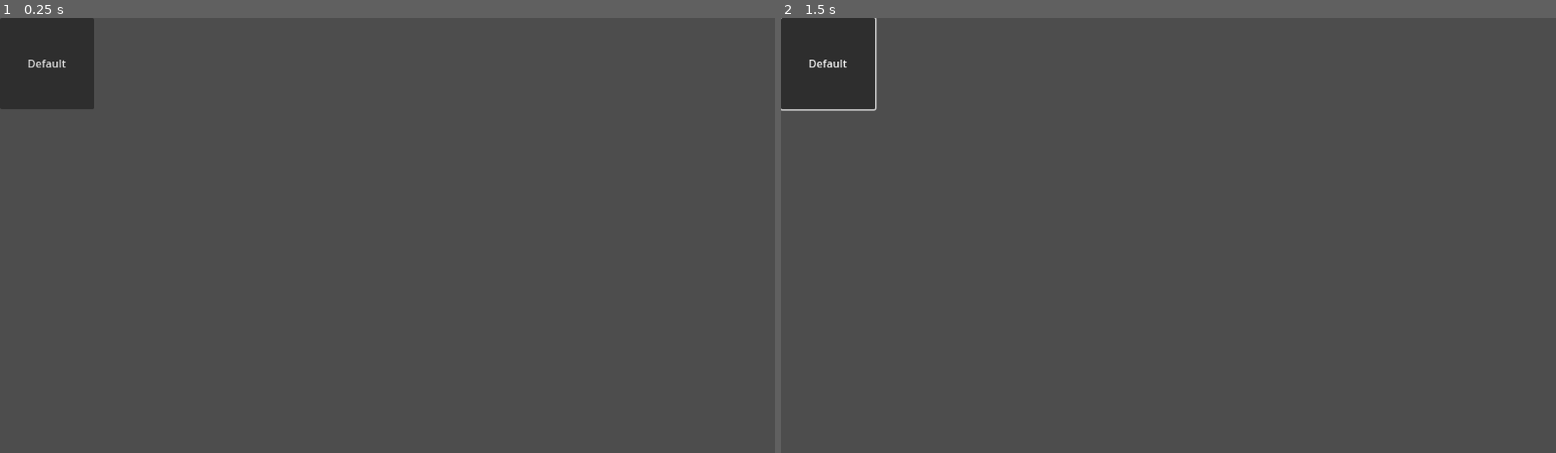
Above: before the commit, frames 1-2 (left to right).
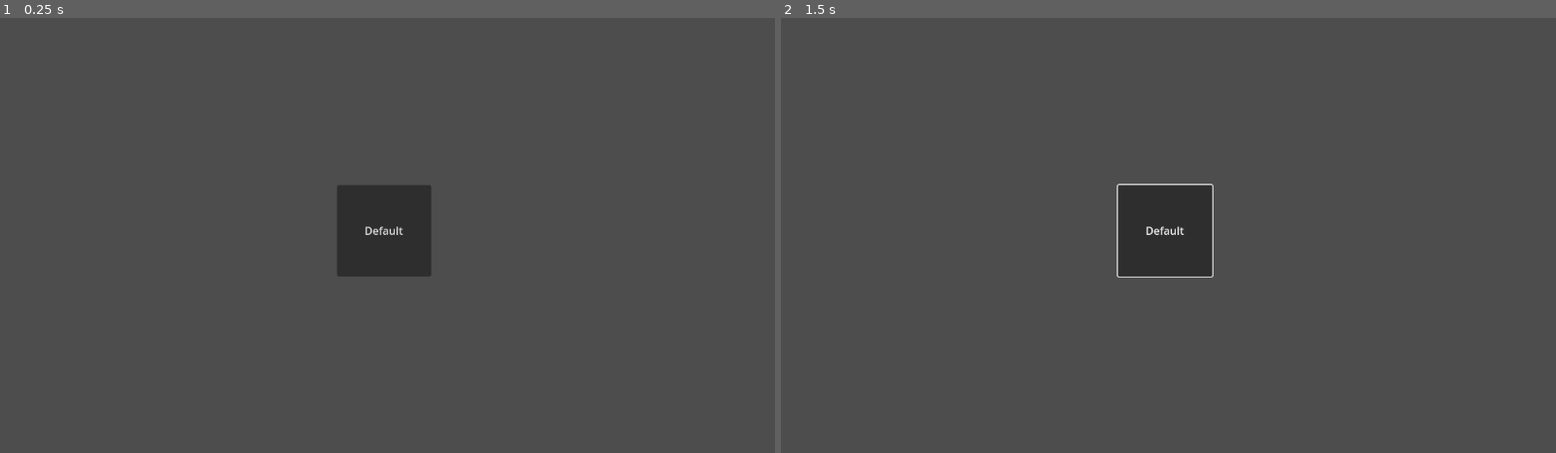
Above: after the commit, the same moments.

Repository: iceknith/Organ-Gambler-Full
Game: Godot game, scene res://src/game_scenes/shop/shop_items/shopItem.tscn
Same seed, same stepped clock (60 frames per second), same inputs: the game is played once before the commit and once after it. This scene is started directly instead of the project's main scene.
Inputs (mouse positions are in pixels of both pictures, inside the frame that each line leads up to):
- Up to frame 1 (0.25 s): no input
- Up to frame 2 (1.5 s): click "Default" at 0.5 s; tap Enter (ui_accept) at 1.25 s; move the mouse to (1339, 213) at 1.27 s; hold D from 1.28 s (still down); hold Shift from 1.28 s (still down); click (1339, 213) at 1.42 s

The runs differ from the first frame. In frame 1, 5.0% of the frame differs, in the area x 0-56%, y 0-60%; in frame 2, 5.3%.

Commit message:
fixed minor shop bug

Diff:
--- a/src/game_scenes/shop/shop.gd
+++ b/src/game_scenes/shop/shop.gd
@@ -11,17 +11,15 @@
 var coins_inventory:Array[Coin]
 var coins_inventory_price:Array[float]
 
-@onready var shop_organ_scene:PackedScene = preload("res://src/game_scenes/shop/shopItemOrgan.tscn")
+@onready var shop_organ_scene:PackedScene = preload("res://src/game_scenes/shop/shop_items/shopItemOrgan.tscn")
 
 
 func _ready():
-
 	load_shop()
 	restock()
 
 func load_shop() -> void:
-
-
+	print("hey")
 	var shop_instance:Node
 
 	for index in range(organs_inventory_size):
--- a/src/game_scenes/shop/shopItem.tscn
+++ /dev/null
@@ -1,25 +0,0 @@
-[gd_scene format=3 uid="uid://c8fa3kgbigp78"]
-
-[node name="ShopItem" type="Control"]
-custom_minimum_size = Vector2(150, 150)
-layout_mode = 3
-anchors_preset = 8
-anchor_left = 0.5
-anchor_top = 0.5
-anchor_right = 0.5
-anchor_bottom = 0.5
-offset_left = -75.0
-offset_top = -75.0
-offset_right = 75.0
-offset_bottom = 75.0
-grow_horizontal = 2
-grow_vertical = 2
-
-[node name="Button" type="Button" parent="."]
-custom_minimum_size = Vector2(100, 100)
-layout_mode = 0
-offset_right = 140.0
-offset_bottom = 136.0
-tooltip_text = "Default"
-text = "Default"
-clip_text = true
--- a/src/game_scenes/shop/shopItemOrgan.tscn
+++ /dev/null
@@ -1,9 +0,0 @@
-[gd_scene load_steps=3 format=3 uid="uid://db1hyym0rlvn2"]
-
-[ext_resource type="PackedScene" uid="uid://c8fa3kgbigp78" path="res://src/game_scenes/shop/shopItem.tscn" id="1_megjr"]
-[ext_resource type="Script" path="res://src/game_scenes/shop/shop_item_organ.gd" id="2_jy0rg"]
-
-[node name="ShopItem" instance=ExtResource("1_megjr")]
-scale = Vector2(1.0038216, 1)
-size_flags_vertical = 3
-script = ExtResource("2_jy0rg")
--- a/src/game_scenes/shop/shop_items/shopItem.tscn
+++ b/src/game_scenes/shop/shop_items/shopItem.tscn
@@ -1,15 +1,19 @@
-[gd_scene load_steps=2 format=3 uid="uid://du4srnlwksosp"]
-
-[ext_resource type="Script" uid="uid://d1osp44yuip02" path="res://src/game_scenes/shop/shop_items/shop_item.gd" id="1_qrxw8"]
+[gd_scene load_steps=0 format=3 uid="uid://c8fa3kgbigp78"]
 
 [node name="ShopItem" type="Control"]
+custom_minimum_size = Vector2(150, 150)
 layout_mode = 3
-anchors_preset = 15
-anchor_right = 1.0
-anchor_bottom = 1.0
+anchors_preset = 8
+anchor_left = 0.5
+anchor_top = 0.5
+anchor_right = 0.5
+anchor_bottom = 0.5
+offset_left = -75.0
+offset_top = -75.0
+offset_right = 75.0
+offset_bottom = 75.0
 grow_horizontal = 2
 grow_vertical = 2
-script = ExtResource("1_qrxw8")
 
 [node name="Button" type="Button" parent="."]
 custom_minimum_size = Vector2(100, 100)
--- a/src/game_scenes/shop/shop_items/shopItemOrgan.tscn
+++ b/src/game_scenes/shop/shop_items/shopItemOrgan.tscn
@@ -1,7 +1,9 @@
-[gd_scene load_steps=3 format=3 uid="uid://fwvxtkgmj65j"]
+[gd_scene load_steps=3 format=3 uid="uid://db1hyym0rlvn2"]
 
-[ext_resource type="PackedScene" uid="uid://du4srnlwksosp" path="res://src/game_scenes/shop/shop_items/shopItem.tscn" id="1_megjr"]
+[ext_resource type="PackedScene" uid="uid://c8fa3kgbigp78" path="res://src/game_scenes/shop/shop_items/shopItem.tscn" id="1_megjr"]
 [ext_resource type="Script" uid="uid://cos51gl7i2nbb" path="res://src/game_scenes/shop/shop_items/shop_item_organ.gd" id="2_jy0rg"]
 
 [node name="ShopItem" instance=ExtResource("1_megjr")]
+scale = Vector2(1.0038216, 1)
+size_flags_vertical = 3
 script = ExtResource("2_jy0rg")
--- a/src/objects/organs/list/hand.tres
+++ b/src/objects/organs/list/hand.tres
@@ -5,7 +5,6 @@
 
 [sub_resource type="Resource" id="Resource_qahh2"]
 script = ExtResource("1_qahh2")
-type = null
 value = 1.0
 metadata/_custom_type_script = "uid://r4s7qms4ni1i"
 
--- a/src/objects/organs/list/hand_debug.tres
+++ b/src/objects/organs/list/hand_debug.tres
@@ -5,7 +5,6 @@
 
 [sub_resource type="Resource" id="Resource_qahh2"]
 script = ExtResource("1_u73xc")
-type = null
 value = 0.3
 valueType = 1
 metadata/_custom_type_script = "uid://r4s7qms4ni1i"
--- a/src/test/test.tscn
+++ b/src/test/test.tscn
@@ -1,6 +1,11 @@
-[gd_scene load_steps=2 format=3 uid="uid://b0yybq7ngnwhv"]
+[gd_scene load_steps=3 format=3 uid="uid://b0yybq7ngnwhv"]
 
 [ext_resource type="Script" uid="uid://dts0hc60mw6kc" path="res://src/test/test.gd" id="1_6frii"]
+[ext_resource type="Texture2D" uid="uid://bixpcax2l3df6" path="res://icon.svg" id="2_46a02"]
 
 [node name="Test" type="Node2D"]
 script = ExtResource("1_6frii")
+
+[node name="Sprite2D" type="Sprite2D" parent="."]
+rotation = 64.66265
+texture = ExtResource("2_46a02")
